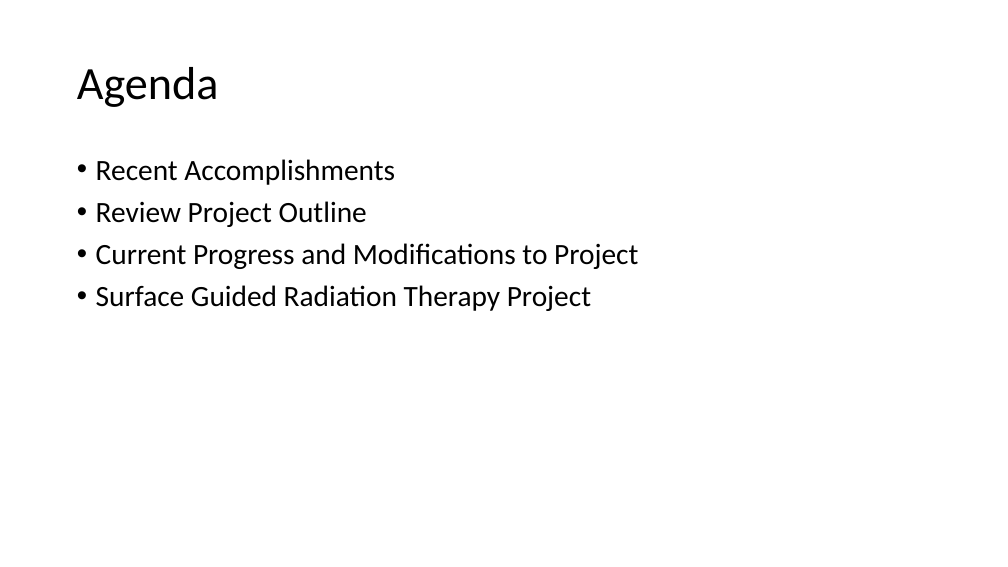
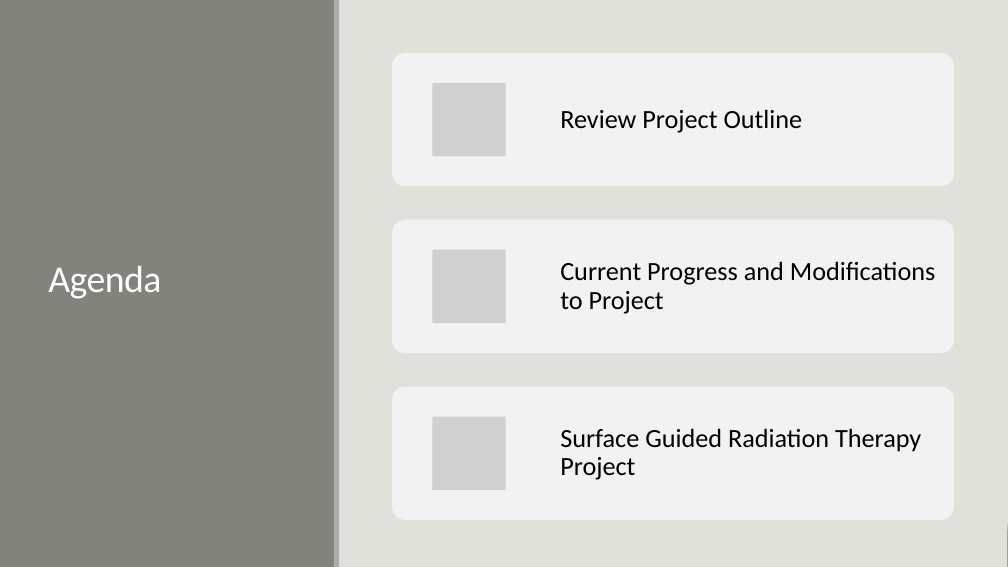
Before and after one commit to CNorthwayMedPhys/Full-Body-Flow-Model-Project, a slide deck: slide 2 of Working Documents/Committee Meeting.pptx. Drawn at 1008x567 pixels with LibreOffice and Linux fonts; fonts in the diff are those of the drawing; grey boxes stand for pictures. Boxes give left, top, right and bottom in pixels: in the first picture for what was removed or moved away, otherwise in the second. Text is boxed around its words. In the diff, an @@ line names an element or a change of style, - is before the commit and + after.

```diff
--- a/Working Documents/Committee Meeting.pptx
+++ b/Working Documents/Committee Meeting.pptx
@@ background #FFFFFF to #E1E1DB @@
@@ rectangle added at <box>0,0,1008,567</box>, fill #E1E1DB @@
@@ rectangle added at <box>0,0,335,567</box>, fill #82847C @@
@@ rectangle added at <box>334,0,340,567</box>, fill #ACADA8 @@
@@ title "Agenda": place and size @@
-title "Agenda" at <box>77,67,219,107</box>
+title "Agenda" at <box>48,266,161,299</box>
@@ title "Agenda" at <box>48,266,161,299</box>: size 44 to 36 pt, text colour #000000 to #FFFFFF, letter spacing 0 to -0.5 pt; line spacing 0.9 to 0.85 @@
@@ text removed at <box>96,159,638,311</box> @@
-• Recent Accomplishments
-• Review Project Outline
-• Current Progress and Modifications to Project
-• Surface Guided Radiation Therapy Project
@@ group added at <box>392,53,954,520</box>: 3 rounded rectangles, 3 pictures, 3 texts @@
+Review Project Outline
+Current Progress and Modifications to Project
+Surface Guided Radiation Therapy Project
@@ rectangle added at <box>0,529,1008,567</box>, fill #82847C @@
@@ rectangle added at <box>0,524,1008,529</box>, fill #ACADA8 @@
```
Also in this commit, not shown: 20 other slides changed, 4 slides added, 52 other files.
